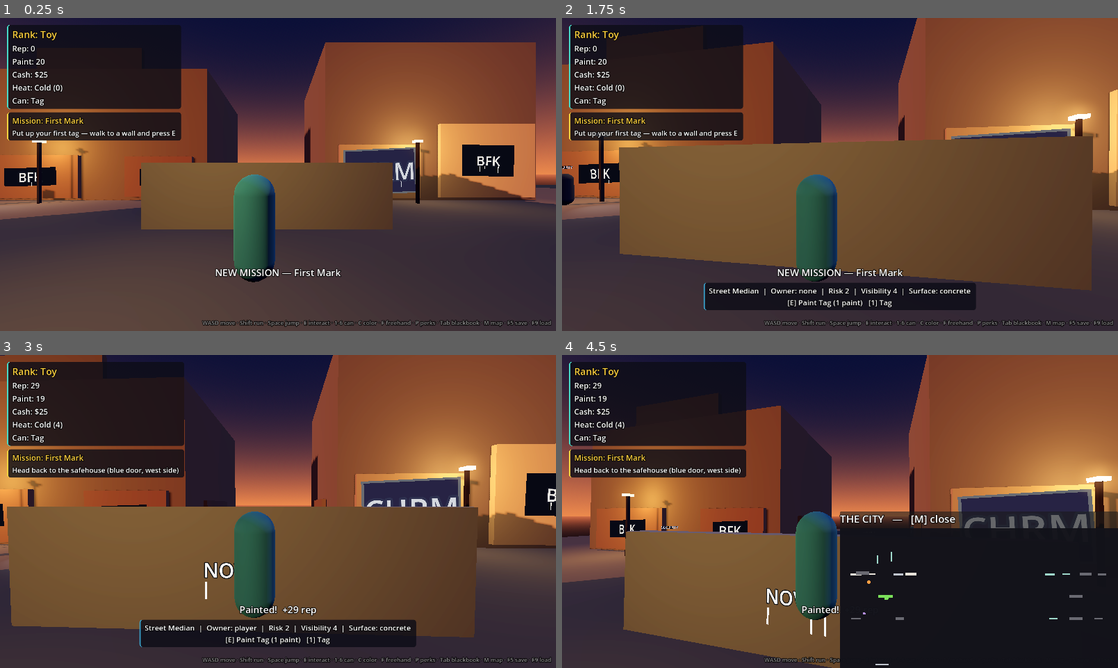
Above: before the commit, frames 1-4 (two rows, left to right).
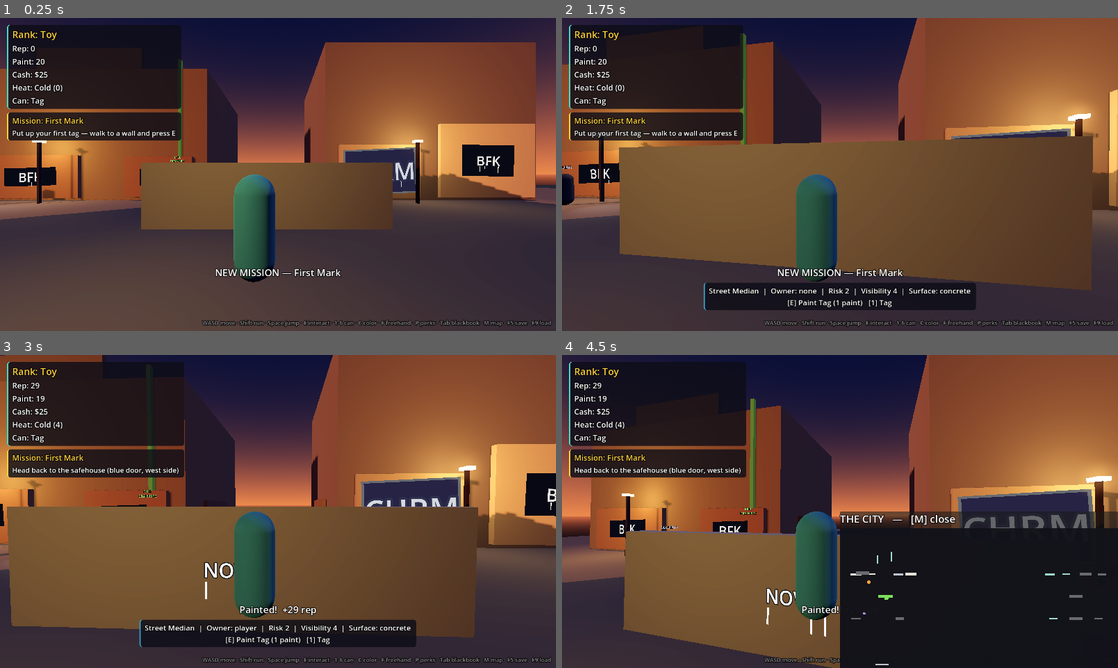
Above: after the commit, the same moments.

Repository: jakegibs617/game-toy-to-ledgend
Game: Godot game, scene res://Scenes/PrototypeDistrict.tscn
The game is run twice, just before and just after one commit, with the same random seed, the same clock (stepped at 60 frames per second) and the same inputs.
Inputs (mouse positions are in pixels of both pictures, inside the frame that each line leads up to):
- Up to frame 1 (0.25 s): no input
- Up to frame 2 (1.75 s): tap E (interact) at 0.5 s; move the mouse to (867, 174) at 0.52 s; hold E (interact) 0.53-1.28 s; hold W (move_forward) from 0.53 s (still down); click (867, 174) at 0.67 s; tap Space (jump) at 0.77, 1.07, 1.52 s; tap P (perks) at 0.8, 1.35 s; move the mouse to (812, 174) at 1.27 s; click (812, 174) at 1.42 s; tap Shift (run) at 1.55 s
- Up to frame 3 (3 s): keep holding W (move_forward); tap Space (jump) at 1.82, 2.3, 2.85 s; tap E (interact) at 2, 2.75 s; move the mouse to (289, 505) at 2.02 s; hold Shift (run) 2.03-2.78 s; click (289, 505) at 2.17 s; move the mouse to (272, 517) at 2.77 s; click (272, 517) at 2.92 s
- Up to frame 4 (4.5 s): keep holding W (move_forward); tap Space (jump) at 3.02, 3.32, 3.77, 4.07 s; tap E (interact) at 3.05 s; move the mouse to (878, 514) at 3.52 s; hold C (cycle_color) 3.53-4.28 s; click (878, 514) at 3.67 s; tap P (perks) at 3.8 s; tap M (map) at 4.15 s; move the mouse to (795, 508) at 4.27 s; tap F (freehand_paint) at 4.35 s; click (795, 508) at 4.42 s

The runs differ from the first frame. In frame 1, 0.2% of the frame differs, in the area x 30-34%, y 13-47%; in frame 2, 0.2%; in frame 3, 0.1%; in frame 4, 0.4%, in the area x 32-35%, y 13-52%.

Commit message:
Milestone 19: rooftop climbing (Plan_v2.md Should-Have)
- climb zones from Data/climbs.json (Scripts/World/climb_zone.gd):
  E attempts the climb; success lands on the roof at the M16 roller
  spots, a slip takes the caught-equivalent rep fine
- security won't climb: chasing guards give up when the player holds
  the high ground (counts as an escaped chase -> Stealth XP)
- GameState.player_event signal for world-object HUD toasts
- smoke: _smoke_rooftop_climbing (fall fine, roof roller, grounded
  guard give-up); no save schema change

3 clean smoke runs + windowed boot verified.

Co-Authored-By: Claude Fable 5 <noreply@anthropic.com>

Diff:
--- /dev/null
+++ b/Data/climbs.json
@@ -0,0 +1,18 @@
+[
+  {
+    "climbId": "climb_mill_west",
+    "label": "MILL\nDRAINPIPE",
+    "position": [-7, 0.5, -7.5],
+    "top": [-9, 10.6, -9.5],
+    "fallChance": 0.15,
+    "fallRepPenalty": 20
+  },
+  {
+    "climbId": "climb_grain_silo",
+    "label": "SILO\nLADDER",
+    "position": [128, 0.5, 7.5],
+    "top": [126, 14.6, 9.5],
+    "fallChance": 0.2,
+    "fallRepPenalty": 25
+  }
+]
--- a/Scripts/Data/game_state.gd
+++ b/Scripts/Data/game_state.gd
@@ -12,6 +12,9 @@
 ## Milestone 18: which block the writer is standing in. Travel points
 ## set it; HeatManager, PatrolManager, and the HUD read it.
 signal district_changed(district_id: String)
+## World-object outcomes that want a HUD toast (climbs, future trains)
+## without each one needing its own manager.
+signal player_event(message: String)
 
 const RANKS := [
 	{"name": "Toy", "min_rep": 0},
--- a/Scripts/Patrols/patrol_guard.gd
+++ b/Scripts/Patrols/patrol_guard.gd
@@ -106,6 +106,12 @@
 	if _target == null or not is_instance_valid(_target):
 		state = State.RETURN
 		return
+	# Security won't climb (Milestone 19): once the writer holds the
+	# high ground, the chase is over.
+	if _target.global_position.y - global_position.y > 2.5:
+		state = State.RETURN
+		PatrolManager.guard_gave_up(self)
+		return
 	_chase_time += delta
 	var dist := global_position.distance_to(_target.global_position)
 	if dist <= _catch_radius:
--- a/Scripts/UI/hud.gd
+++ b/Scripts/UI/hud.gd
@@ -187,6 +187,8 @@
 	StatsManager.perk_chosen.connect(func(perk: Dictionary) -> void:
 		_show_message("Perk learned: %s — %s" % [String(perk["name"]), String(perk["desc"])], 5.0))
 	GameState.district_changed.connect(_on_district_changed)
+	GameState.player_event.connect(func(message: String) -> void:
+		_show_message(message, 4.0))
 	MissionManager.mission_started.connect(_on_mission_started)
 	MissionManager.objective_changed.connect(_on_objective_changed)
 	MissionManager.mission_completed.connect(_on_mission_completed)
--- /dev/null
+++ b/Scripts/World/climb_zone.gd
@@ -0,0 +1,80 @@
+extends StaticBody3D
+## Climb zone (Milestone 19, Plan_v2.md §4): a drainpipe/ladder spot at
+## the foot of a building. E attempts the climb — make it and you're on
+## the roof (where the roller spots from Milestone 16 live); slip and
+## you take the caught-equivalent fine (Plan_v2.md: the risk shifts
+## from patrols to the climb itself — security won't follow you up).
+## `resolve(success)` is split from the interact() roll so the smoke
+## test can drive both outcomes deterministically.
+
+var def: Dictionary = {}
+var _rng := RandomNumberGenerator.new()
+
+func setup(climb_def: Dictionary) -> void:
+	def = climb_def
+	name = "ClimbZone_%s" % String(def.get("climbId", "climb"))
+	var pos: Array = def.get("position", [0, 0, 0])
+	position = Vector3(pos[0], pos[1], pos[2])
+	_rng.randomize()
+
+	# A slim pipe up the wall face hints at the route.
+	var pipe := MeshInstance3D.new()
+	var pipe_mesh := BoxMesh.new()
+	var top: Array = def.get("top", [0, 8, 0])
+	var height: float = maxf(float(top[1]) - position.y, 2.0)
+	pipe_mesh.size = Vector3(0.25, height, 0.25)
+	pipe.mesh = pipe_mesh
+	pipe.position = Vector3(0, height / 2.0, -0.4)
+	var mat := StandardMaterial3D.new()
+	mat.albedo_color = Color("#3d4a3d")
+	mat.emission_enabled = true
+	mat.emission = Color("#7be05a")
+	mat.emission_energy_multiplier = 0.35
+	pipe.material_override = mat
+	add_child(pipe)
+
+	var col := CollisionShape3D.new()
+	var shape := BoxShape3D.new()
+	shape.size = Vector3(1.2, 2.2, 1.0)
+	col.shape = shape
+	col.position = Vector3(0, 1.1, 0)
+	add_child(col)
+
+	var sign_label := Label3D.new()
+	sign_label.text = String(def.get("label", "CLIMB"))
+	sign_label.font_size = 40
+	sign_label.outline_size = 10
+	sign_label.pixel_size = 0.005
+	sign_label.position = Vector3(0, 2.6, 0)
+	sign_label.modulate = Color("#7be05a")
+	sign_label.billboard = BaseMaterial3D.BILLBOARD_ENABLED
+	add_child(sign_label)
+
+func prompt_text() -> String:
+	return "%s\n[E] Climb to the roof  (%d%% slip risk)" % [
+		String(def.get("label", "CLIMB")).replace("\n", " "),
+		roundi(float(def.get("fallChance", 0.15)) * 100.0)]
+
+## Player raycast interaction (same protocol as Npc/TravelPoint).
+func interact() -> void:
+	resolve(_rng.randf() >= float(def.get("fallChance", 0.15)))
+
+## The climb's outcome. Public and deterministic for tests/scripted beats.
+func resolve(success: bool) -> void:
+	var player: Node3D = get_tree().get_first_node_in_group("player")
+	if player == null:
+		return
+	if success:
+		var top: Array = def.get("top", [0, 8, 0])
+		player.global_position = Vector3(top[0], top[1], top[2])
+		if player is CharacterBody3D:
+			player.velocity = Vector3.ZERO
+		GameState.player_event.emit("You made the climb. The block looks small from up here.")
+	else:
+		# The caught-equivalent fine (Plan_v2.md Milestone 19): the
+		# street saw you eat it.
+		var penalty := mini(int(def.get("fallRepPenalty", 20)), GameState.reputation)
+		if penalty > 0:
+			GameState.add_reputation(-penalty)
+		GameState.player_event.emit(
+			"You slipped — rolled an ankle and your pride. (-%d rep)" % penalty)
--- a/Scripts/district.gd
+++ b/Scripts/district.gd
@@ -4,8 +4,10 @@
 ## player, and HUD. Set SMOKE_TEST=1 to run a headless self-check.
 
 const PLAYER_SPAWN := Vector3(0, 0.5, 4)
+const CLIMBS_PATH := "res://Data/climbs.json"
 const DataLoader := preload("res://Scripts/Data/data_loader.gd")
 const TravelPointScript := preload("res://Scripts/World/travel_point.gd")
+const ClimbZoneScript := preload("res://Scripts/World/climb_zone.gd")
 
 func _ready() -> void:
 	_build_environment()
@@ -13,6 +15,7 @@
 	_build_buildings()
 	_build_canal_side()
 	_spawn_travel_points()
+	_spawn_climb_zones()
 	WallManager.spawn_walls(self)
 	RivalManager.claim_initial_territory()
 	CrewManager.spawn_npcs(self)
@@ -134,6 +137,20 @@
 			Vector3(100, 0, -6.5), Vector3(118, 0, 6.5), Vector3(134, 0, -6.5)]:
 		_add_street_lamp(lamp_pos)
 
+## Climb routes up the graybox buildings (Milestone 19, Data/climbs.json).
+func _spawn_climb_zones() -> void:
+	var parsed: Variant = DataLoader.load_json(CLIMBS_PATH, "District")
+	if not (parsed is Array):
+		return
+	for def in parsed:
+		if not DataLoader.require_fields(def,
+				["climbId", "label", "position", "top", "fallChance", "fallRepPenalty"],
+				"District: climb \"%s\"" % String(def.get("climbId", "?"))):
+			continue
+		var zone := ClimbZoneScript.new()
+		zone.setup(def)
+		add_child(zone)
+
 ## One gate per district that has a travel def (districts.json).
 func _spawn_travel_points() -> void:
 	for district_id in TerritoryManager.districts:
@@ -187,6 +204,7 @@
 	_smoke_graffiti_types()
 	_smoke_progression()
 	_smoke_canal_side()
+	_smoke_rooftop_climbing()
 	_smoke_history_cap()
 	print("SMOKE: OK")
 	get_tree().quit()
@@ -897,6 +915,41 @@
 	assert(migrated["missions"]["painted_objectives"].has("0:1:0"))
 	print("SMOKE: v3 save round-trips; v2 saves migrate forward")
 
+## Assumes: the player is back in Mill Yard with the roller unlocked
+## and at least one guard on the block. Milestone 19: the climb is the
+## risk — a fall takes the caught-equivalent rep fine, a clean climb
+## reaches the Milestone 16 rooftop roller spot, and a chasing guard
+## gives up when the writer holds the high ground.
+func _smoke_rooftop_climbing() -> void:
+	var player := _smoke_player()
+	var climb := get_node_or_null("ClimbZone_climb_mill_west")
+	assert(climb != null)
+	# A slip costs rep — the street saw you eat it.
+	var rep_before: int = GameState.reputation
+	climb.resolve(false)
+	assert(GameState.reputation == rep_before - mini(20, rep_before))
+	# A clean climb puts the writer on the Mill West roof…
+	climb.resolve(true)
+	assert(player.global_position.distance_to(Vector3(-9, 10.6, -9.5)) < 1.0)
+	# …at the rooftop parapet, in roller range.
+	GameState.add_paint(20)
+	var result: Dictionary = WallManager.paint_wall(
+		WallManager.wall_nodes["wall_roof_mill_01"], "roller")
+	assert(result["ok"])
+	# Security won't climb: a chasing guard gives up on the spot.
+	assert(PatrolManager.guard_count() >= 1)
+	var guard: PatrolGuard = PatrolManager.guards()[0]
+	guard.start_chase(player)
+	assert(guard.is_chasing())
+	var escaped := [false]
+	PatrolManager.chase_escaped.connect(func() -> void: escaped[0] = true)
+	guard._chase(0.016)
+	assert(not guard.is_chasing())
+	assert(escaped[0])
+	print("SMOKE: rooftop climbing — fall fine, roller from the roof, guards stay grounded")
+	# Back to street level for the sections that follow.
+	player.global_position = PLAYER_SPAWN
+
 ## Assumes: nothing beyond a paintable wall. Plan_v2.md §3.5: wall
 ## history is capped — repainting past the cap drops the oldest
 ## entries instead of growing the save forever.
Not shown, changed: CHANGELOG.md
Not shown, changed: README.md
Not shown, changed: docs/ARCHITECTURE.md
